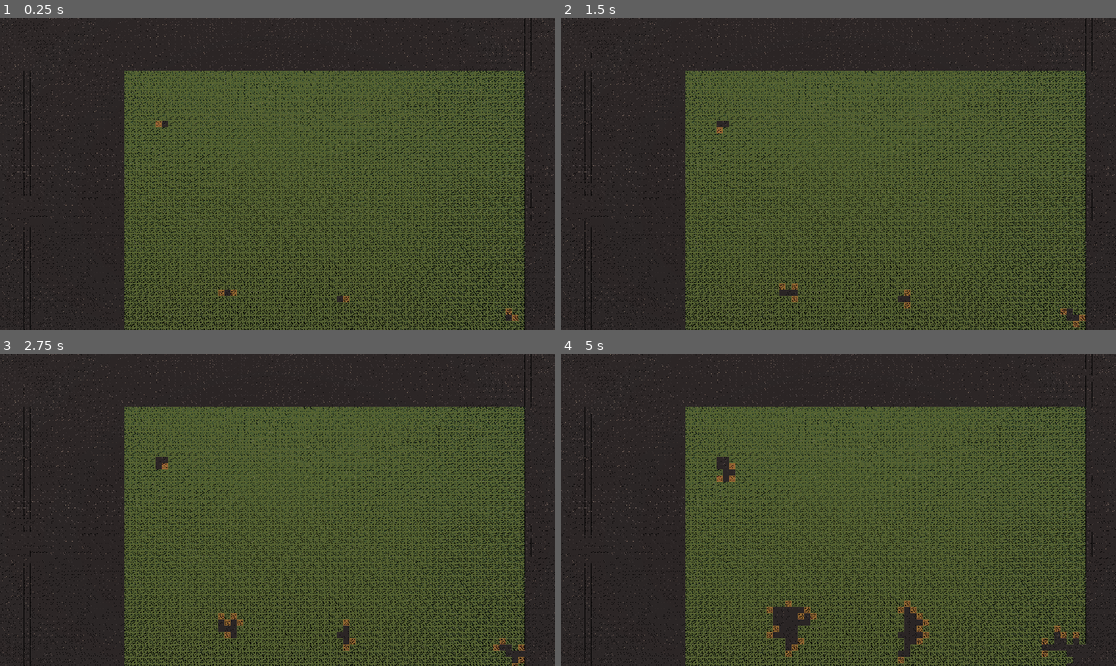
Above: before the commit, frames 1-4 (two rows, left to right).
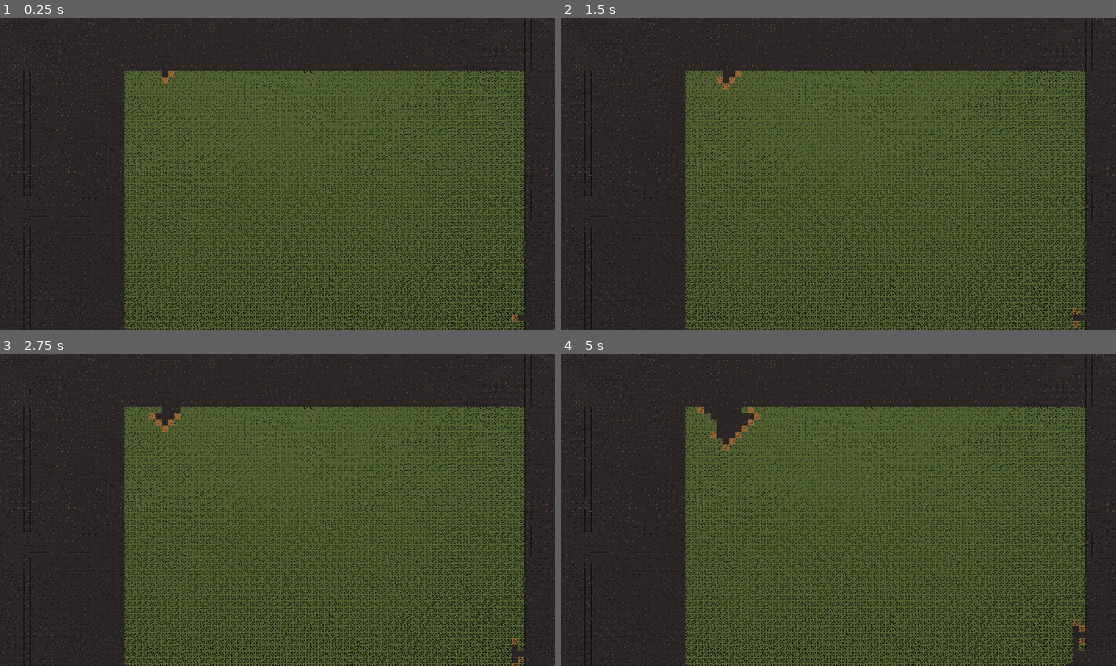
Above: after the commit, the same moments.

Repository: Piggward/JamesGlass
Game: Godot game, scene res://Scenes/game_manager.tscn
Two runs of this game, one before a commit and one after it. Both use one fixed random seed, a clock stepped at 60 frames per second and the inputs below.
Inputs:
- Up to frame 1 (0.25 s): no input
- Up to frame 2 (1.5 s): tap Enter (ui_accept) at 0.5, 0.77, 1.25 s; hold Right (ui_right) 0.53-1.28 s; hold Shift (shift) 0.53-1.28 s; hold Down (ui_down) from 1.28 s (still down); tap Shift (shift) at 1.35 s
- Up to frame 3 (2.75 s): tap Enter (ui_accept) at 1.52 s; release Down (ui_down) at 2.03 s; hold Right (ui_right) from 2.03 s (still down); hold Shift (shift) from 2.03 s (still down)
- Up to frame 4 (5 s): tap Enter (ui_accept) at 2.75, 3.02, 3.5, 3.77, 4.25, 4.52 s; release Right (ui_right) at 2.78 s; release Shift (shift) at 2.78 s; hold Up (ui_up) 2.78-3.53 s; tap Shift (shift) at 2.85, 4.35 s; hold Shift (shift) 3.53-4.28 s; hold Left (ui_left) from 3.53 s (still down)

The runs differ from the first frame. In frame 1, 0.3% of the frame differs, in the area x 28-96%, y 16-98%; in frame 2, 0.5%; in frame 3, 0.9%; in frame 4, 2.7%, in the area x 4-96%, y 0-100%.

Commit message:
Fix initial fires should start along walls

Diff:
--- a/Scripts/game_manager.gd
+++ b/Scripts/game_manager.gd
@@ -60,8 +60,24 @@
 
 func light_initial_fires():
 	for i in range(NUM_START_FIRES):
+		# Get a random position on the grid
 		var x = randi_range(0, MAP_SIZE-1)
 		var z = randi_range(0, MAP_SIZE-1)
+
+		# Get the position's distance from closets wall
+		var x_dist_from_border = min(x - MAP_SIZE, MAP_SIZE - x)
+		var z_dist_from_border = min(z - MAP_SIZE, MAP_SIZE - z)
+
+		# Move position to closets wall
+		if x_dist_from_border < z_dist_from_border:
+			z = MAP_SIZE - 1 if z > MAP_SIZE/2 else 0
+		elif z_dist_from_border < x_dist_from_border:
+			x = MAP_SIZE - 1 if x > MAP_SIZE/2 else 0
+		else:
+			if randi_range(0, 1) > 0:
+				z = MAP_SIZE - 1 if z > MAP_SIZE/2 else 0
+			else:
+				x = MAP_SIZE - 1 if x > MAP_SIZE/2 else 0
 
 		var tile = tiles_map[z][x]
 		fire_tile_list.append(tile)
